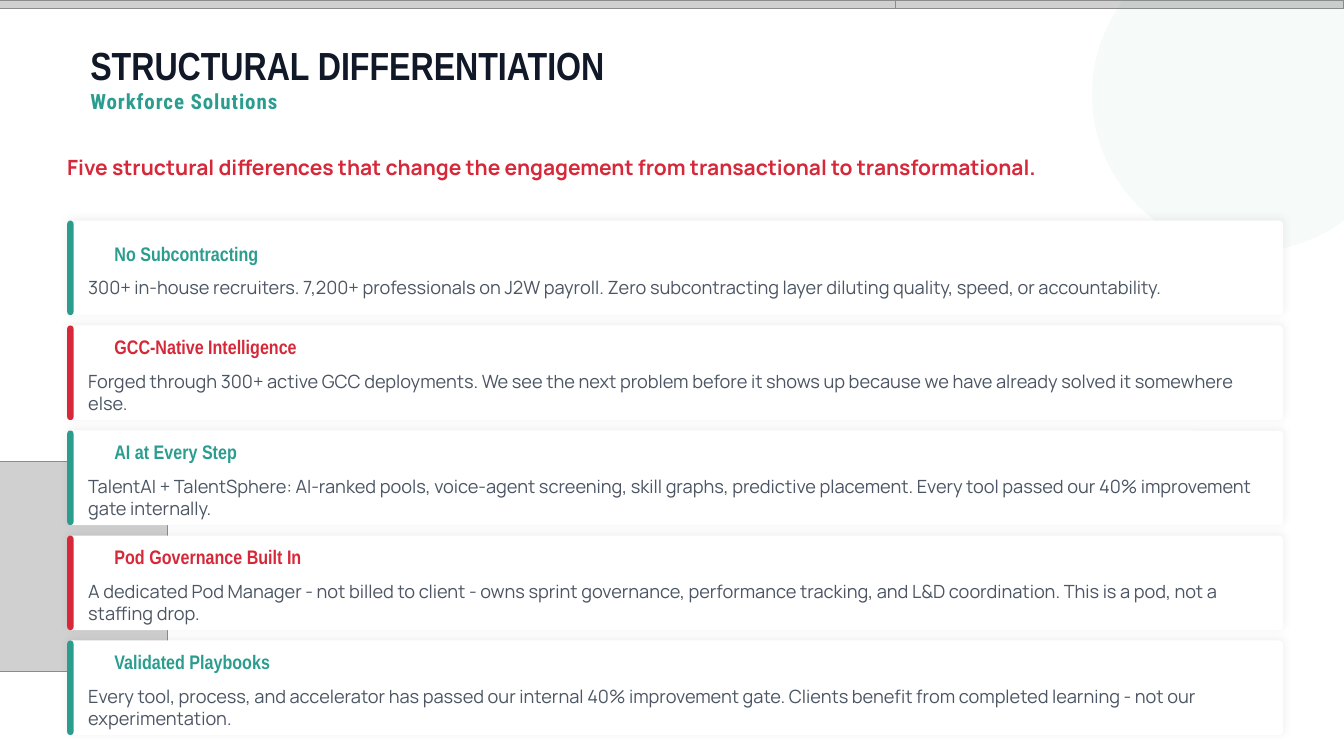
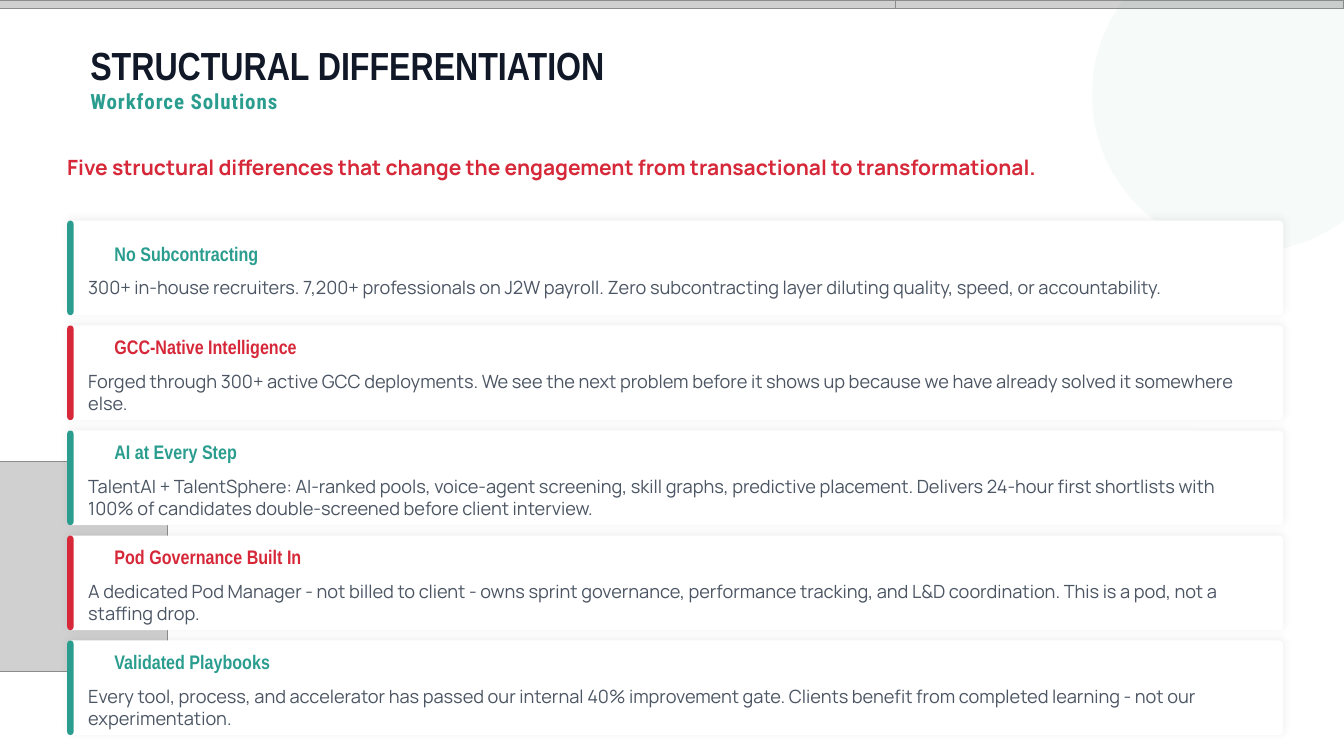
Before and after one commit to athu07/Deck-Engine, a slide deck: slide 16 of data/decks/WORKING_COPY_Master_Deck.pptx. Drawn at 1344x756 pixels with LibreOffice and Linux fonts; fonts in the diff are those of the drawing; grey boxes stand for pictures; background and template pictures are left out. Boxes give left, top, right and bottom in pixels: in the first picture for what was removed or moved away, otherwise in the second. Text is boxed around its words. In the diff, an @@ line names an element or a change of style, - is before the commit and + after.

```diff
--- a/data/decks/WORKING_COPY_Master_Deck.pptx
+++ b/data/decks/WORKING_COPY_Master_Deck.pptx
@@ text at [88, 479, 1215, 516]: text changed @@
-TalentAI + TalentSphere: AI-ranked pools, voice-agent screening, skill graphs, predictive placement. Every tool passed our 40% improvement gate internally.
+TalentAI + TalentSphere: AI-ranked pools, voice-agent screening, skill graphs, predictive placement. Delivers 24-hour first shortlists with 100% of candidates double-screened before client interview.
```
Also in this commit, not shown: 8 other slides changed, 12 other files.
